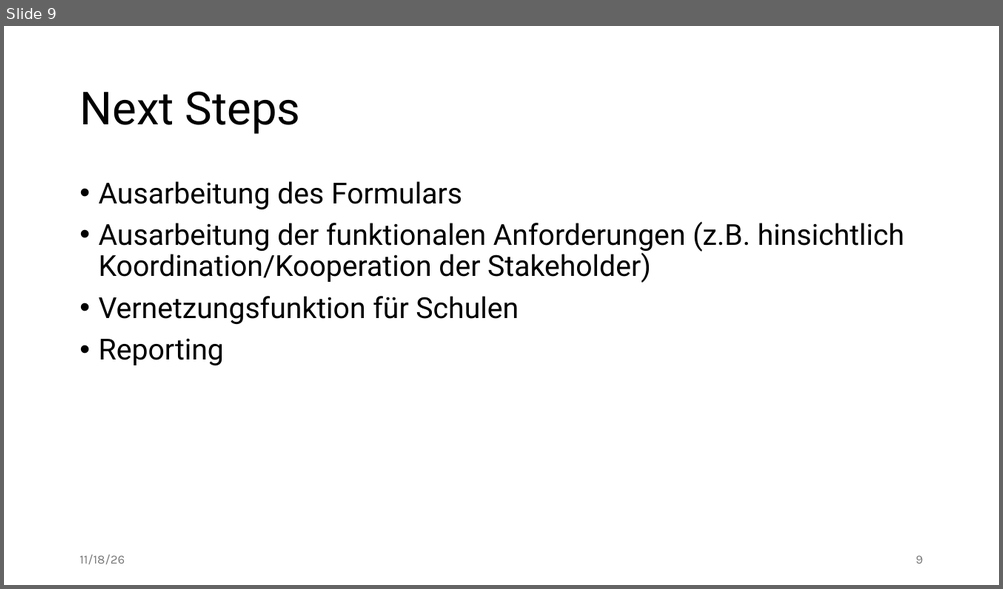
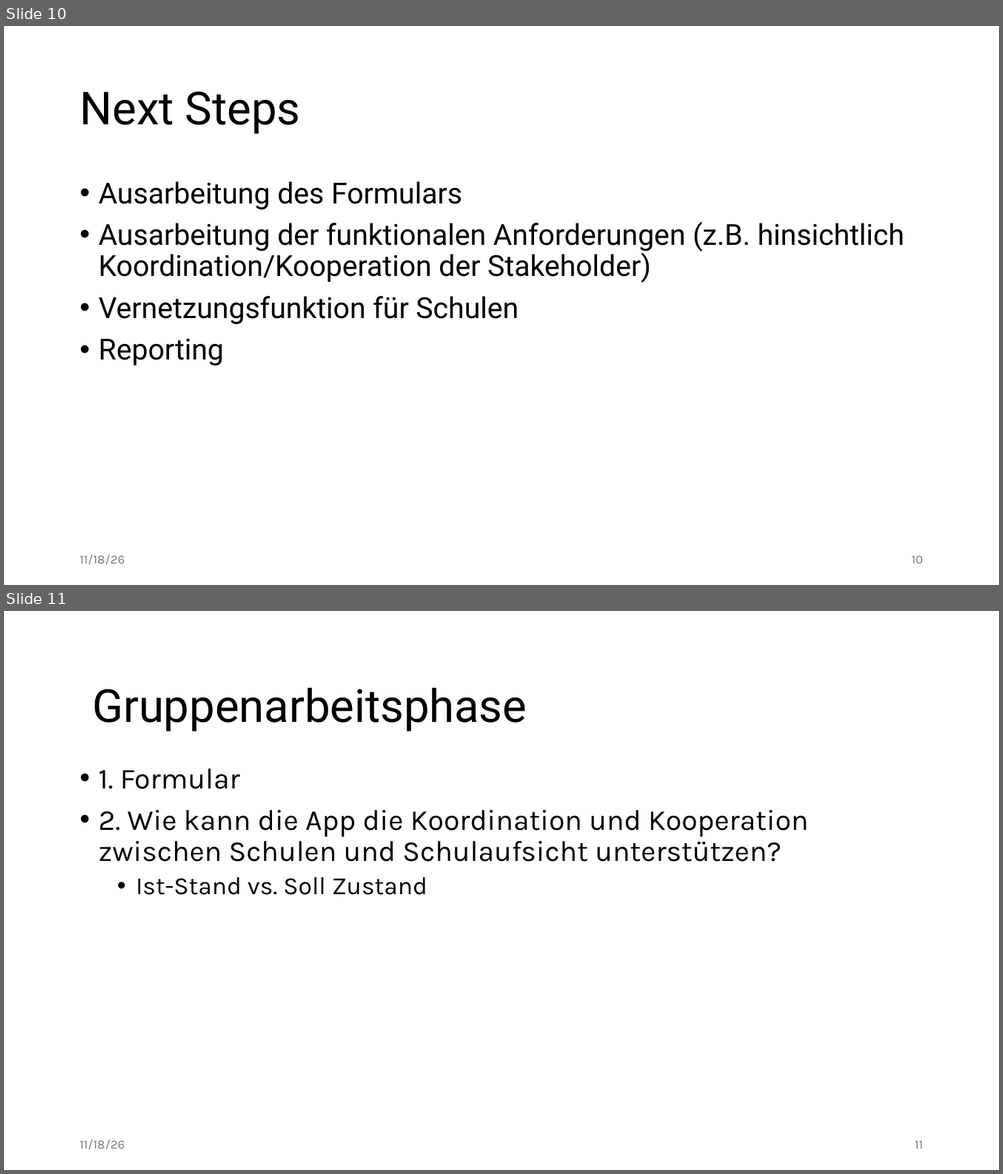
Before and after one commit to edgar-treischl/dash-zhv, a slide deck: docs/zhv_intro.pptx. Shown one above the other, each under a label of ours: slide 9 before the commit, slides 10 and 11 after it. The pictures are 1003x589 and 1003x1174 pixels, drawn with LibreOffice and Linux fonts; fonts in the diff are those of the drawing. Boxes give left, top, right and bottom in pixels: in the first picture for what was removed or moved away, otherwise in the second. Text is boxed around its words. In the diff, an @@ line names an element or a change of style, - is before the commit and + after.

```diff
--- a/docs/zhv_intro.pptx
+++ b/docs/zhv_intro.pptx
@@ slide 11 added at [4,611,999,1170], background #FFFFFF @@
@@ text added at [92,687,526,732], 44 pt, text #000000 @@
+Gruppenarbeitsphase
@@ text added at [99,769,808,895], 28 pt, text #000000 @@
+• 1. Formular
+• 2. Wie kann die App die Koordination und Kooperation zwischen Schulen und Schulaufsicht unterstützen?
+  • Ist-Stand vs. Soll Zustand
@@ text added at [79,1140,125,1150], 12 pt, text #797979 @@
+11/18/26
@@ page number added at [914,1141,922,1149], 12 pt, text #797979 @@
+11
@@ what was slide 9 is now slide 10 @@
@@ page number at [911,556,922,564]: text changed @@
-9
+10
```
Also in this commit, not shown: 3 slides changed, 1 other slide added, 2 other files.
